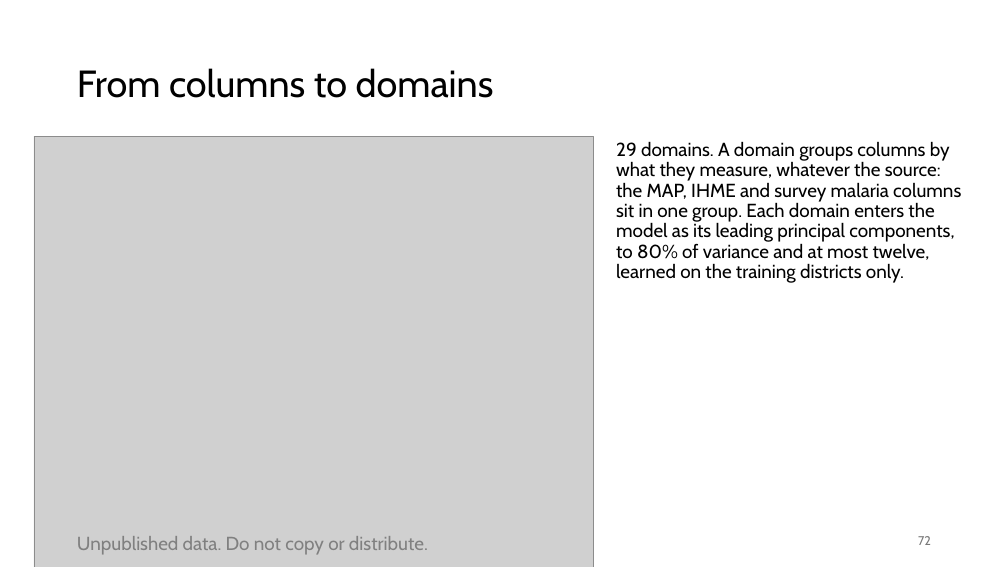
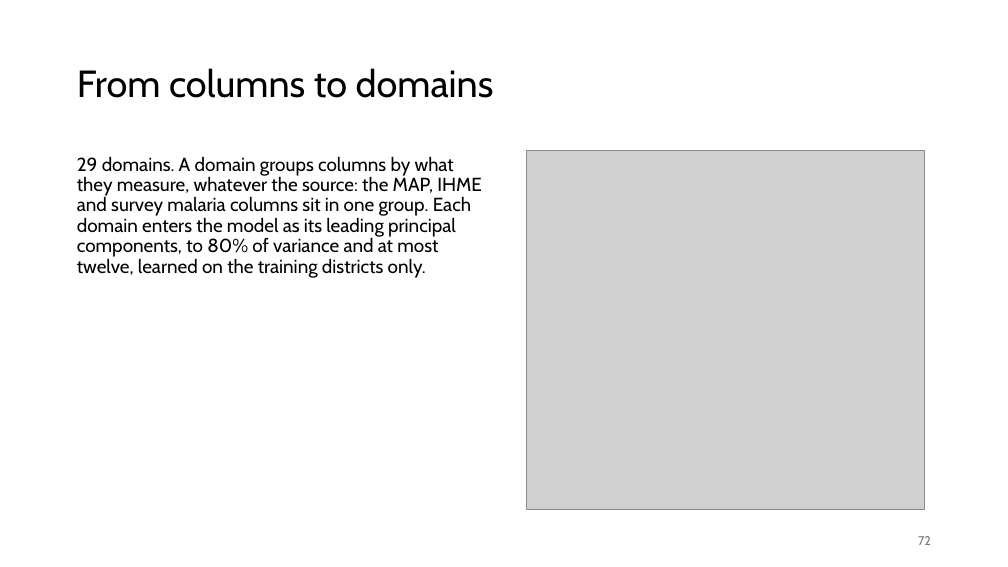
Before and after one commit to amertens/mn-prediction, a slide deck: slide 72 of docs/slides/MN-proxy-full-talk-2026-09.pptx. Drawn at 1008x567 pixels with LibreOffice and Linux fonts; fonts in the diff are those of the drawing; grey boxes stand for pictures; background and template pictures are left out. Boxes give left, top, right and bottom in pixels: in the first picture for what was removed or moved away, otherwise in the second. Text is boxed around its words. In the diff, an @@ line names an element or a change of style, - is before the commit and + after.

```diff
--- a/docs/slides/MN-proxy-full-talk-2026-09.pptx
+++ b/docs/slides/MN-proxy-full-talk-2026-09.pptx
@@ text "29 domains. A domain groups ..." rewrapped from (616, 141, 961, 283) to (77, 156, 482, 278) @@
@@ picture: place and size @@
-picture at (34, 136, 594, 567)
+picture at (526, 150, 924, 510)
@@ text removed at (77, 536, 428, 555) @@
-Unpublished data. Do not copy or distribute.
```
Also in this commit, not shown: 63 other slides changed, 12 other files.
